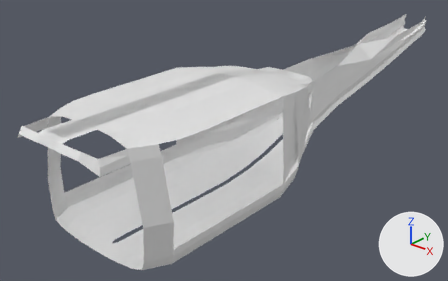
The Blender file BluePrintSources/bell205uh1.blend as it was, and as the next commit left it.
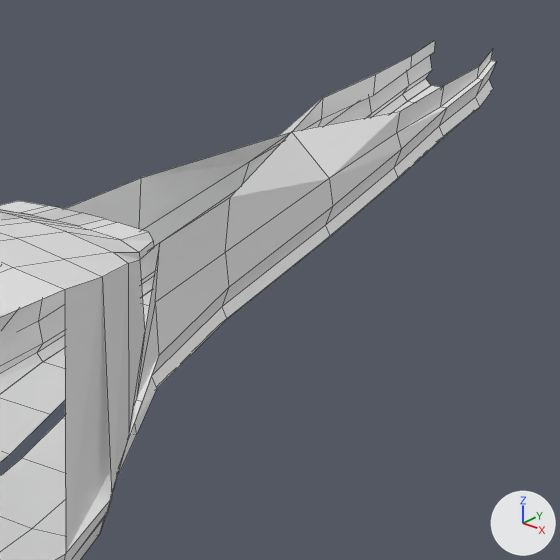
There are two pictures of each version: one whole from a camera (50 mm lens) standing at (5.07, -7.08, 3.14) and looking at (-0.58, -0.6, -0.62), one close up on the part from 58% to 100% of the width and 0% to 66% of the height. Every picture has the same lights, and +X, +Y and +Z are marked at lower right. The close-ups show mesh edges as thin lines.

The older version as bpy lines, for what is in view:
```python
me_plane = bpy.data.meshes.new('Plane')
me_plane.from_pydata(...)  # 203 vertices, 154 faces; spans x -1.0..7.1, y -2.2..17.8, z -1.6..0.0
ob_fuselage = bpy.data.objects.new('fuselage', me_plane)
ob_fuselage.parent = ob_bell205uh1
ob_fuselage.matrix_parent_inverse = Matrix(((1.0, 0.0, 0.0, 1.178), (0.0, 1.0, 0.0, 6.196), (0.0, 0.0, 1.0, 2.506), (0.0, 0.0, 0.0, 1.0)))
ob_fuselage.location = (-1.17, -8.298, -2.367)
ob_fuselage.scale = (0.139, 0.419, 1.0)
_m = ob_fuselage.modifiers.new('Mirror', 'MIRROR')
```
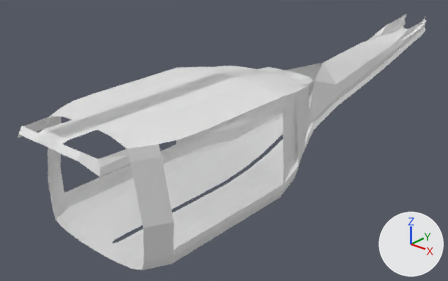
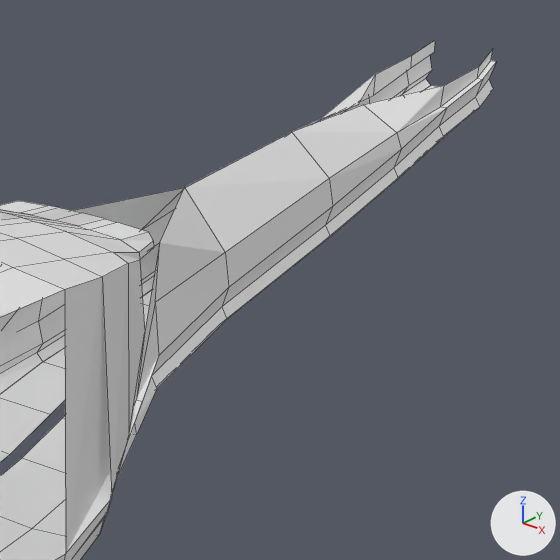
Where the change shows, as pixel boxes [x1, y1, x2, y2] in the close-ups (560 x 560 px; the box of a moved part takes in the faces that stretch with it):
part 1 of me_plane, moved or reshaped: before [65, 132, 329, 302]; after [72, 132, 329, 302]
part 2 of me_plane, moved or reshaped: before [252, 75, 444, 178]; after [292, 75, 444, 178]

The change, as a list of edits to the scene's bpy script:
```text
Change me_plane:
    where me_plane.from_pydata(...)  # 203 vertices, 154 faces; spans x -1.0..7.1, y -2.2..17.8, z -1.6..0.0
    used by ob_fuselage; parent = ob_bell205uh1; location = (-1.17, -8.298, -2.367); scale = (0.139, 0.419, 1.0)
    me_plane part 1
    me_plane.vertices[162].co: (2.0, 10.0, -0.4) -> (0.0, 10.0, -0.4)  # pixel (230, 197) -> pixel (184, 187)
    me_plane part 2
    me_plane.vertices[178].co: (1.8, 14.6, -0.3) -> (0.1, 14.6, -0.3)  # pixel (400, 111) -> pixel (363, 104)
```
